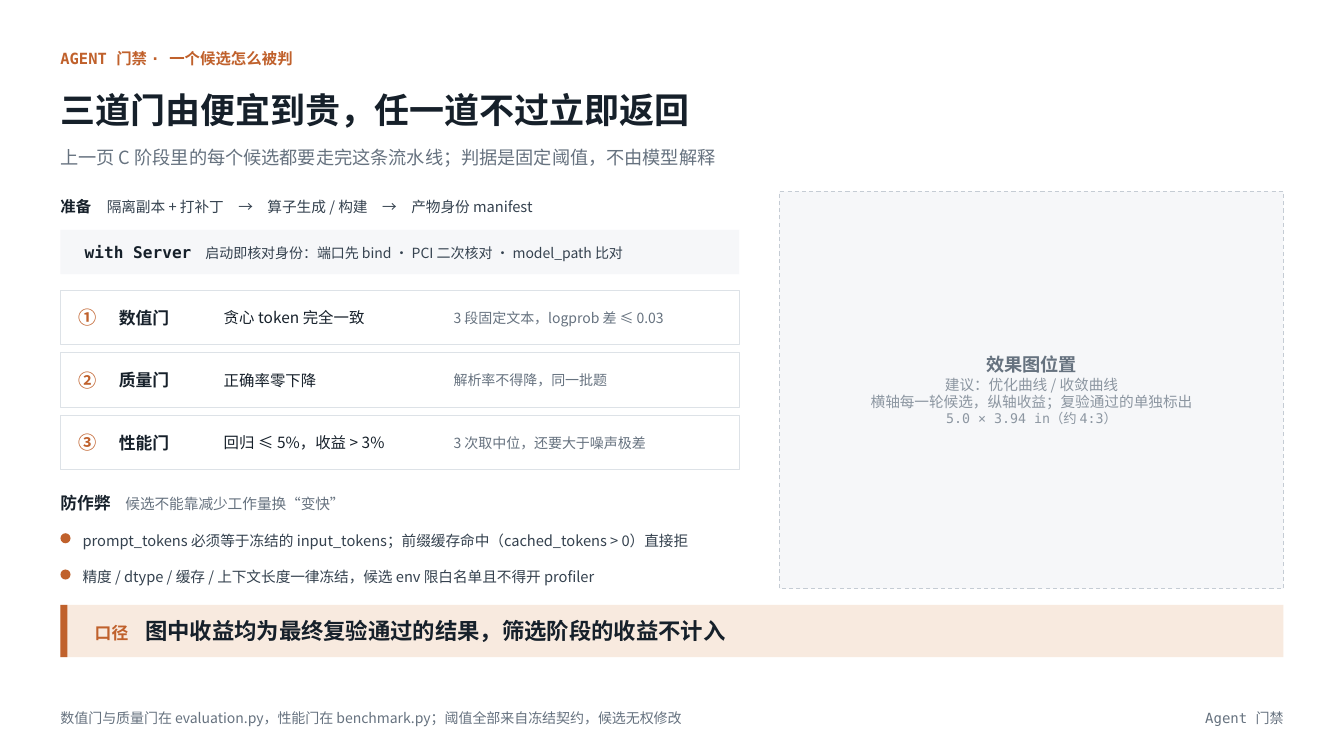
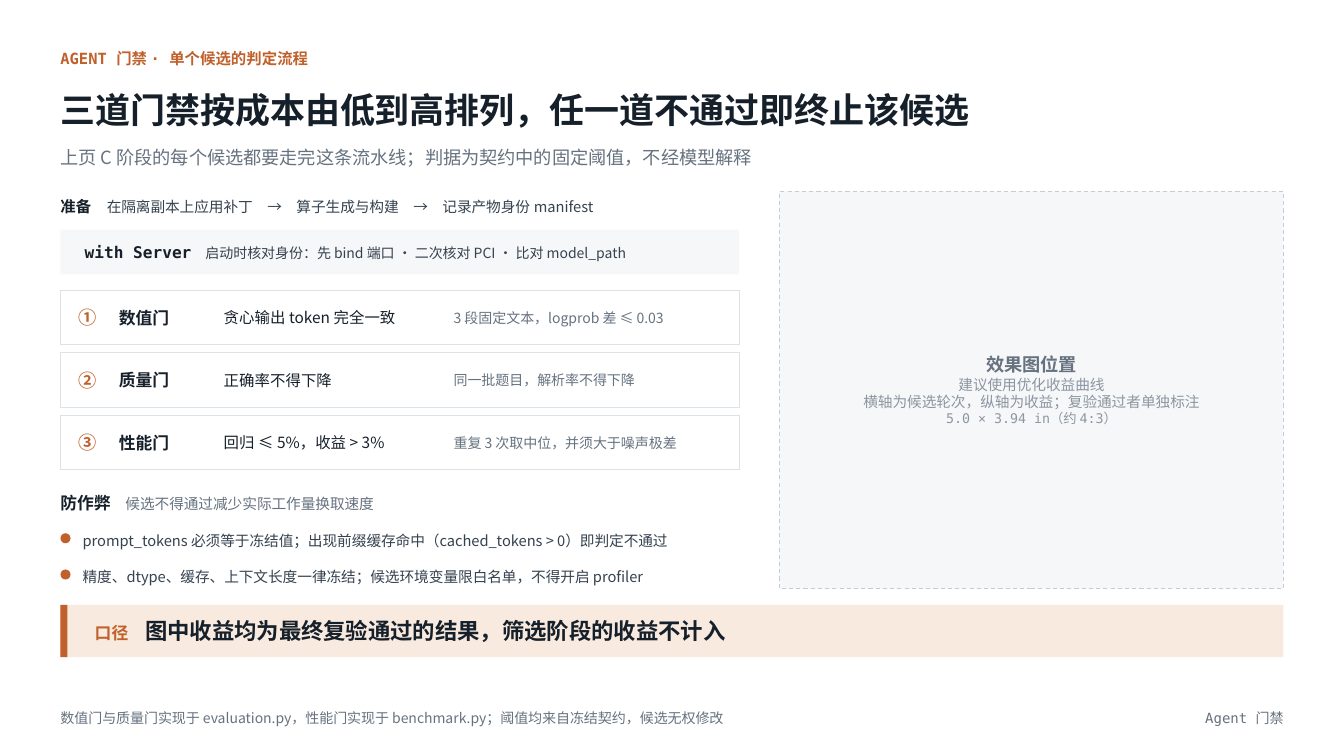
Before and after one commit to learning-sketch/sglang-maestro, a slide deck: slide 2 of slides/m100_model_agent.pptx. Drawn at 1344x756 pixels with LibreOffice and Linux fonts; fonts in the diff are those of the drawing. Boxes give left, top, right and bottom in pixels: in the first picture for what was removed or moved away, otherwise in the second. Text is boxed around its words. In the diff, an @@ line names an element or a change of style, - is before the commit and + after.

```diff
--- a/slides/m100_model_agent.pptx
+++ b/slides/m100_model_agent.pptx
@@ text at box(60, 51, 308, 66): text changed @@
-AGENT 门禁 · 一个候选怎么被判
+AGENT 门禁 · 单个候选的判定流程
@@ text at box(60, 93, 969, 128): text changed @@
-三道门由便宜到贵，任一道不过立即返回
+三道门禁按成本由低到高排列，任一道不通过即终止该候选
@@ text at box(60, 148, 751, 167): text changed @@
-上一页 C 阶段里的每个候选都要走完这条流水线；判据是固定阈值，不由模型解释
+上页 C 阶段的每个候选都要走完这条流水线；判据为契约中的固定阈值，不经模型解释
@@ text at box(60, 199, 593, 214): text changed @@
-准备 隔离副本 + 打补丁 → 算子生成 / 构建 → 产物身份 manifest
+准备 在隔离副本上应用补丁 → 算子生成与构建 → 记录产物身份 manifest
@@ text at box(85, 245, 626, 261): text changed @@
-with Server 启动即核对身份：端口先 bind · PCI 二次核对 · model_path 比对
+with Server 启动时核对身份：先 bind 端口 · 二次核对 PCI · 比对 model_path
@@ text at box(224, 310, 396, 325): text changed @@
-贪心 token 完全一致
+贪心输出 token 完全一致
@@ text at box(224, 373, 332, 388): text changed @@
-正确率零下降
+正确率不得下降
@@ text at box(454, 373, 635, 386): text changed @@
-解析率不得降，同一批题
+同一批题目，解析率不得下降
@@ text in rectangle at box(863, 378, 1199, 409): text changed @@
-建议：优化曲线 / 收敛曲线
-横轴每一轮候选，纵轴收益；复验通过的单独标出
+建议使用优化收益曲线
+横轴为候选轮次，纵轴为收益；复验通过者单独标注
@@ text at box(454, 436, 676, 449): text changed @@
-3 次取中位，还要大于噪声极差
+重复 3 次取中位，并须大于噪声极差
@@ text at box(60, 494, 374, 511): text changed @@
-防作弊 候选不能靠减少工作量换“变快”
+防作弊 候选不得通过减少实际工作量换取速度
@@ text at box(83, 533, 667, 550): text changed @@
-prompt_tokens 必须等于冻结的 input_tokens；前缀缓存命中（cached_tokens > 0）直接拒
+prompt_tokens 必须等于冻结值；出现前缀缓存命中（cached_tokens > 0）即判定不通过
@@ text at box(83, 569, 643, 586): text changed @@
-精度 / dtype / 缓存 / 上下文长度一律冻结，候选 env 限白名单且不得开 profiler
+精度、dtype、缓存、上下文长度一律冻结；候选环境变量限白名单，不得开启 profiler
@@ text at box(60, 711, 723, 726): text changed @@
-数值门与质量门在 evaluation.py，性能门在 benchmark.py；阈值全部来自冻结契约，候选无权修改
+数值门与质量门实现于 evaluation.py，性能门实现于 benchmark.py；阈值均来自冻结契约，候选无权修改
```
Also in this commit, not shown: 1 other slide changed.
